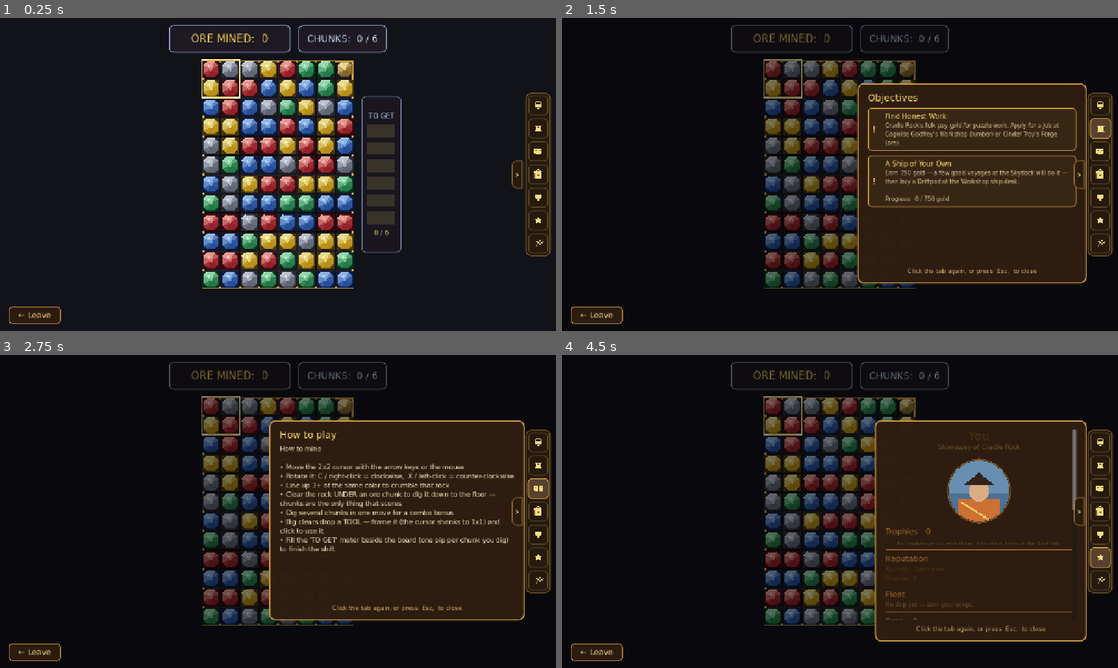
Above: before the commit, frames 1-4 (two rows, left to right).
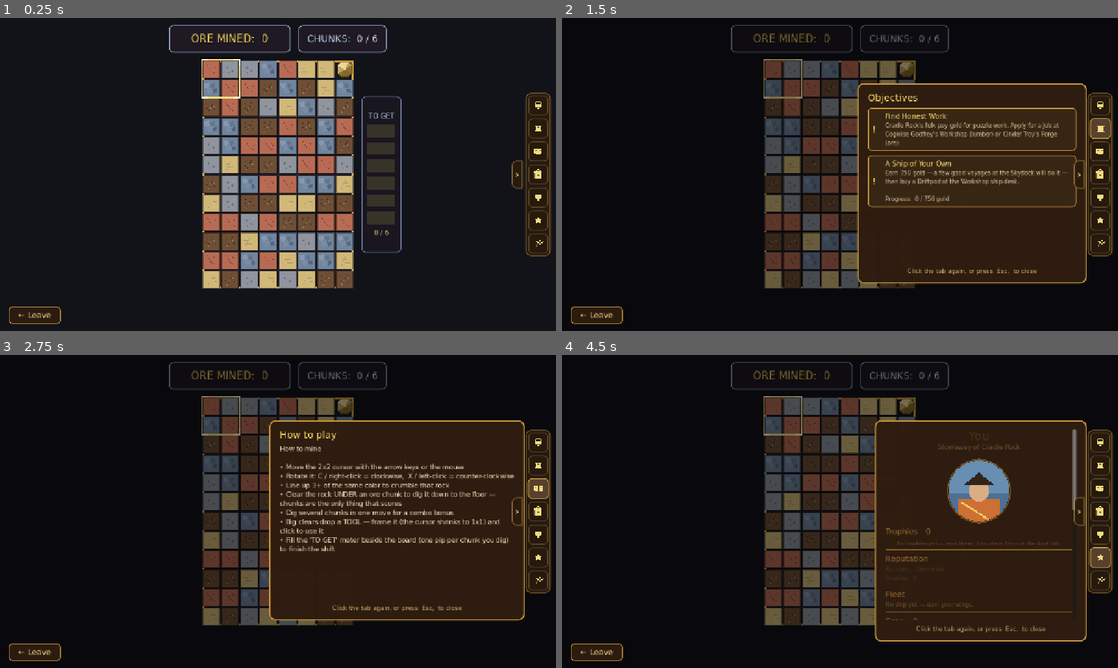
Above: after the commit, the same moments.

Repository: TairoyZone/shivaliva-shanty
Game: Godot game, scene res://puzzles/mining/mining.tscn
Same seed, same stepped clock (60 frames per second), same inputs: the game is played once before the commit and once after it. This scene is started directly instead of the project's main scene.
Inputs (mouse positions are in pixels of both pictures, inside the frame that each line leads up to):
- Up to frame 1 (0.25 s): no input
- Up to frame 2 (1.5 s): click "0" at 0.5 s; click (1101, 127) at 1.27 s
- Up to frame 3 (2.75 s): click (539, 489) at 2.02 s
- Up to frame 4 (4.5 s): click (1101, 511) at 2.77 s; click (1101, 533) at 3.52 s; click (1101, 558) at 4.27 s

The runs differ from the first frame. In frame 1, 16% of the frame differs, in the area x 36-64%, y 13-87%; in frame 2, 9.2%; in frame 3, 7.0%; in frame 4, 11%.

Commit message:
fix(mining): common tiles are matte terrain, not gems
Troy was right: I'd made every common tile a shiny faceted gem, flattening the visual hierarchy so you couldn't tell cheap dirt from treasure. Redraw the 5 common kinds as MATTE mundane materials, each with its own texture: stone (grey, pocked), soil (brown, crumbly specks), sand (tan, fine grain + ripples), gravel (blue-grey, angular chips), clay (terracotta, hairline cracks). The faceted gems are now reserved for the valuable ORE chunks, so terrain vs treasure reads at a glance. RockKind enum renamed to match (referenced only by int, so no board change).

Co-Authored-By: Claude Opus 4.8 (1M context) <noreply@anthropic.com>

Diff:
--- a/puzzles/mining/rock_tile/rock_tile.gd
+++ b/puzzles/mining/rock_tile/rock_tile.gd
@@ -1,75 +1,50 @@
-## A single mineral tile on the Mining board — one of 5 rock kinds.
-## This is the reskin of YPP Foraging's 5 landscape tiles (rock /
-## foliage / wood / sand / soil). All five are mechanically identical;
-## the color is purely a match identifier (a row/column of 3+ same-kind
-## crumbles). The board owns position + grid state — this scene only
-## knows how to draw itself given its kind. Per the scene-per-component
-## principle it is a standalone .tscn so real art can swap in later
-## without touching the board logic.
+## A single terrain tile on the Mining board — one of 5 MUNDANE materials
+## (the reskin of YPP Foraging's 5 landscape tiles). All five are
+## mechanically identical; the material is purely a match identifier (a
+## row/column of 3+ of the same kind crumbles).
 ##
-## See [[mining-spec]] for the full mechanical design.
+## DELIBERATELY humble + matte — these are common dirt and rock, NOT gems.
+## The shiny faceted gems are reserved for the valuable ORE chunks, so the
+## player can tell cheap terrain from treasure at a glance (Troy 2026-06-15:
+## "make the common tiles stone/soil/gravel/sand, don't make everything a gem").
+##
+## The board owns position + grid state — this scene only knows how to draw
+## itself given its kind. Standalone .tscn per the scene-per-component rule.
+## See [[mining-spec]].
 @tool
 class_name MiningRockTile
 extends Node2D
 
 
-## Five mineral kinds — fantasy strata for the floating-island universe.
-## Mechanically identical; spread across the hue wheel (grey / blue /
-## green / gold / red) so they read apart instantly at speed, the way
-## Foraging's tile set does.
-##   GRANITE   — cool grey, the plain bedrock
-##   COBALT    — deep blue ore-bearing rock
-##   MALACHITE — copper-green mineral
-##   SULFUR    — bright golden-yellow crystal
-##   GARNET    — crimson gem-rock
-enum RockKind { GRANITE, COBALT, MALACHITE, SULFUR, GARNET }
+## Five common terrain materials — earthy, distinct hues so they still read
+## apart at speed, but matte + mundane (no gem facets).
+##   STONE  — neutral grey bedrock, pocked
+##   SOIL   — dark brown earth, crumbly specks
+##   SAND   — pale warm tan, fine grain + ripples
+##   GRAVEL — cool blue-grey, angular chips
+##   CLAY   — terracotta packed earth, hairline cracks
+enum RockKind { STONE, SOIL, SAND, GRAVEL, CLAY }
 
 
 ## Cell size in pixels — also the board's grid step. MUST match
-## MiningBoard.CELL. 44px reads chunky on an 8-wide board at 1080p.
+## MiningBoard.CELL.
 const CELL_SIZE : float = 44.0
-## Inner padding so a thin dark "grout" of the board backing shows
-## between tiles — gives the grid a carved-rock-face read.
+## Inner padding so a thin dark grout of the board backing shows between
+## tiles — gives the grid a carved rock-face read.
 const CELL_PAD : float = 2.5
 
 
-## Per-kind face / shadow / crack / facet colors. Saturated + high
-## contrast — readability beats naturalism, same call as the lumber set.
-const KIND_COLORS : Dictionary = {
-	RockKind.GRANITE: {
-		"face": Color(0.60, 0.63, 0.69, 1.0),
-		"shadow": Color(0.38, 0.40, 0.46, 1.0),
-		"crack": Color(0.24, 0.25, 0.30, 1.0),
-		"facet": Color(0.84, 0.86, 0.92, 0.9),
-	},
-	RockKind.COBALT: {
-		"face": Color(0.30, 0.52, 0.88, 1.0),
-		"shadow": Color(0.15, 0.31, 0.60, 1.0),
-		"crack": Color(0.06, 0.16, 0.38, 1.0),
-		"facet": Color(0.66, 0.82, 1.00, 0.9),
-	},
-	RockKind.MALACHITE: {
-		"face": Color(0.28, 0.72, 0.46, 1.0),
-		"shadow": Color(0.14, 0.47, 0.28, 1.0),
-		"crack": Color(0.05, 0.26, 0.15, 1.0),
-		"facet": Color(0.68, 0.96, 0.78, 0.9),
-	},
-	RockKind.SULFUR: {
-		"face": Color(0.96, 0.81, 0.26, 1.0),
-		"shadow": Color(0.72, 0.56, 0.10, 1.0),
-		"crack": Color(0.44, 0.33, 0.05, 1.0),
-		"facet": Color(1.00, 0.96, 0.66, 0.9),
-	},
-	RockKind.GARNET: {
-		"face": Color(0.86, 0.29, 0.31, 1.0),
-		"shadow": Color(0.58, 0.13, 0.16, 1.0),
-		"crack": Color(0.33, 0.05, 0.08, 1.0),
-		"facet": Color(1.00, 0.70, 0.66, 0.9),
-	},
+## Base face color per material; the lit/shadow tones are derived from it.
+const KIND_FACE : Dictionary = {
+	RockKind.STONE: Color(0.56, 0.58, 0.62, 1.0),
+	RockKind.SOIL: Color(0.43, 0.31, 0.21, 1.0),
+	RockKind.SAND: Color(0.82, 0.72, 0.47, 1.0),
+	RockKind.GRAVEL: Color(0.44, 0.52, 0.62, 1.0),
+	RockKind.CLAY: Color(0.72, 0.42, 0.33, 1.0),
 }
 
 
-@export var rock_kind : RockKind = RockKind.GRANITE :
+@export var rock_kind : RockKind = RockKind.STONE :
 	set(value):
 		rock_kind = value
 		queue_redraw()
@@ -77,55 +52,90 @@
 
 func _draw() -> void:
 
-	var palette : Dictionary = KIND_COLORS[rock_kind]
-	var face_color : Color = palette["face"]
-	var shadow_color : Color = palette["shadow"]
-	var crack_color : Color = palette["crack"]
-	var facet_color : Color = palette["facet"]
-	# Inner cell with grout pad.
-	var inner : Rect2 = Rect2(
-		CELL_PAD, CELL_PAD,
-		CELL_SIZE - 2.0 * CELL_PAD,
-		CELL_SIZE - 2.0 * CELL_PAD)
-	# Carved socket recess so each gem reads as set INTO the rock face.
-	draw_rect(inner, crack_color.darkened(0.35))
-	# Octagon (cut-gem silhouette), inset a touch inside the socket.
-	var g : Rect2 = inner.grow(-2.0)
-	var c : float = minf(g.size.x, g.size.y) * 0.24
-	var oct : PackedVector2Array = PackedVector2Array([
-		Vector2(g.position.x + c, g.position.y),
-		Vector2(g.end.x - c, g.position.y),
-		Vector2(g.end.x, g.position.y + c),
-		Vector2(g.end.x, g.end.y - c),
-		Vector2(g.end.x - c, g.end.y),
-		Vector2(g.position.x + c, g.end.y),
-		Vector2(g.position.x, g.end.y - c),
-		Vector2(g.position.x, g.position.y + c),
-	])
-	var centre : Vector2 = g.position + g.size * 0.5
-	# Drop shadow under the gem (depth in the socket).
-	var drop : PackedVector2Array = PackedVector2Array()
-	for p in oct:
-		drop.append(p + Vector2(0.0, 2.0))
-	draw_colored_polygon(drop, Color(0.0, 0.0, 0.0, 0.45))
-	# Radial CUT: 8 facets meeting at the centre, shaded by one up-left key
-	# light so the gem reads as a faceted dome (bright top-left -> dark
-	# bottom-right). The hue stays the kind's, only light->dark varies.
-	var light_dir : Vector2 = Vector2(-0.45, -0.89)
-	for i in 8:
-		var a : Vector2 = oct[i]
-		var b : Vector2 = oct[(i + 1) % 8]
-		var n : Vector2 = ((a + b) * 0.5 - centre).normalized()
-		var lit : float = clampf(n.dot(light_dir) * 0.5 + 0.5, 0.0, 1.0)
-		draw_colored_polygon(PackedVector2Array([a, b, centre]),
-			shadow_color.lerp(facet_color, lit * lit))   # squared falloff = crisper facets
-	# Centre table pip + a specular spark up-left.
-	draw_circle(centre, g.size.x * 0.10, face_color.lightened(0.18))
-	draw_circle(centre + light_dir * g.size.x * 0.26, g.size.x * 0.07, facet_color.lightened(0.30))
-	# Beveled outline: a crisp dark rim (keeps adjacent same-kind gems
-	# readable) with a brighter lit edge along the top-left.
-	var rim : PackedVector2Array = oct.duplicate()
-	rim.append(oct[0])
-	draw_polyline(rim, crack_color, 1.4)
-	draw_line(oct[7], oct[0], facet_color.lightened(0.25), 1.4)
-	draw_line(oct[0], oct[1], facet_color.lightened(0.10), 1.2)
+	var face : Color = KIND_FACE[rock_kind]
+	var inner : Rect2 = Rect2(CELL_PAD, CELL_PAD, CELL_SIZE - 2.0 * CELL_PAD, CELL_SIZE - 2.0 * CELL_PAD)
+	# Matte material block with a soft beveled edge (lit top/left, shadowed
+	# bottom/right) — no mid-tile seams, no facets.
+	draw_rect(inner, face)
+	var tl : Vector2 = inner.position
+	var tr : Vector2 = Vector2(inner.end.x, inner.position.y)
+	var bl : Vector2 = Vector2(inner.position.x, inner.end.y)
+	var br : Vector2 = inner.end
+	draw_line(tl, tr, face.lightened(0.20), 1.5)
+	draw_line(tl, bl, face.lightened(0.12), 1.5)
+	draw_line(bl, br, face.darkened(0.28), 1.5)
+	draw_line(tr, br, face.darkened(0.18), 1.5)
+	match rock_kind:
+		RockKind.STONE:
+			_tex_stone(inner, face)
+		RockKind.SOIL:
+			_tex_soil(inner, face)
+		RockKind.SAND:
+			_tex_sand(inner, face)
+		RockKind.GRAVEL:
+			_tex_gravel(inner, face)
+		RockKind.CLAY:
+			_tex_clay(inner, face)
+	# Crisp dark outline so adjacent same-kind tiles still read as separate
+	# cells (matters when a 3-run is about to crumble).
+	draw_rect(inner, face.darkened(0.45), false, 1.5)
+
+
+# STONE — smooth grey cobble with a few pock dents.
+func _tex_stone(inner: Rect2, face: Color) -> void:
+
+	var dark : Color = face.darkened(0.22)
+	var lite : Color = face.lightened(0.12)
+	draw_circle(inner.position + inner.size * Vector2(0.34, 0.42), 2.4, dark)
+	draw_circle(inner.position + inner.size * Vector2(0.64, 0.60), 2.8, dark)
+	draw_circle(inner.position + inner.size * Vector2(0.70, 0.30), 1.6, lite)
+	draw_circle(inner.position + inner.size * Vector2(0.40, 0.72), 1.4, dark)
+
+
+# SOIL — dark crumbly earth: scattered specks + a couple of lighter grains.
+func _tex_soil(inner: Rect2, face: Color) -> void:
+
+	var dark : Color = face.darkened(0.32)
+	var grain : Color = face.lightened(0.24)
+	for s in [Vector2(0.28, 0.30), Vector2(0.55, 0.40), Vector2(0.72, 0.62),
+			Vector2(0.38, 0.66), Vector2(0.62, 0.24), Vector2(0.24, 0.54)]:
+		draw_circle(inner.position + inner.size * s, 1.8, dark)
+	for s in [Vector2(0.46, 0.52), Vector2(0.68, 0.44), Vector2(0.32, 0.78)]:
+		draw_circle(inner.position + inner.size * s, 1.5, grain)
+
+
+# SAND — pale fine grain: stipple dots + soft dune ripples.
+func _tex_sand(inner: Rect2, face: Color) -> void:
+
+	var dark : Color = face.darkened(0.14)
+	var lite : Color = face.lightened(0.16)
+	draw_line(inner.position + inner.size * Vector2(0.16, 0.46), inner.position + inner.size * Vector2(0.84, 0.40), dark, 1.0)
+	draw_line(inner.position + inner.size * Vector2(0.18, 0.66), inner.position + inner.size * Vector2(0.82, 0.62), dark, 1.0)
+	var dots : Array = [Vector2(0.30, 0.32), Vector2(0.52, 0.30), Vector2(0.70, 0.36),
+		Vector2(0.40, 0.56), Vector2(0.62, 0.54), Vector2(0.34, 0.76), Vector2(0.66, 0.74)]
+	for i in dots.size():
+		draw_circle(inner.position + inner.size * dots[i], 1.0, lite if i % 2 == 0 else dark)
+
+
+# GRAVEL — cool slate chips: a few angular pebbles in varied tones.
+func _tex_gravel(inner: Rect2, face: Color) -> void:
+
+	var tones : Array = [face.lightened(0.16), face.darkened(0.12), face.lightened(0.06), face.darkened(0.22)]
+	var chips : Array = [
+		[Vector2(0.24, 0.32), 7.0], [Vector2(0.58, 0.34), 6.0],
+		[Vector2(0.40, 0.62), 7.5], [Vector2(0.72, 0.64), 5.5]]
+	for i in chips.size():
+		var c : Vector2 = inner.position + inner.size * chips[i][0]
+		var r : float = chips[i][1]
+		draw_colored_polygon(PackedVector2Array([
+			c + Vector2(-r, -r * 0.5), c + Vector2(r * 0.6, -r),
+			c + Vector2(r, r * 0.5), c + Vector2(-r * 0.4, r)]), tones[i % tones.size()])
+
+
+# CLAY — packed terracotta with a couple of hairline cracks.
+func _tex_clay(inner: Rect2, face: Color) -> void:
+
+	var crack : Color = face.darkened(0.34)
+	draw_line(inner.position + inner.size * Vector2(0.26, 0.22), inner.position + inner.size * Vector2(0.52, 0.62), crack, 1.2)
+	draw_line(inner.position + inner.size * Vector2(0.52, 0.62), inner.position + inner.size * Vector2(0.74, 0.74), crack, 1.0)
+	draw_line(inner.position + inner.size * Vector2(0.66, 0.28), inner.position + inner.size * Vector2(0.78, 0.46), crack, 0.9)
--- a/tools/shot_mining_detail.gd
+++ b/tools/shot_mining_detail.gd
@@ -39,7 +39,7 @@
 		oc.chunk_size = i
 		oc.position = Vector2(xs[i], 420.0)
 
-	_label("GEM TILES", Vector2(60, 600))
+	_label("TERRAIN TILES  (stone / soil / sand / gravel / clay)", Vector2(60, 600))
 	var t_scene : PackedScene = load("res://puzzles/mining/rock_tile/rock_tile.tscn")
 	for i in 5:
 		var t : Node2D = t_scene.instantiate()
